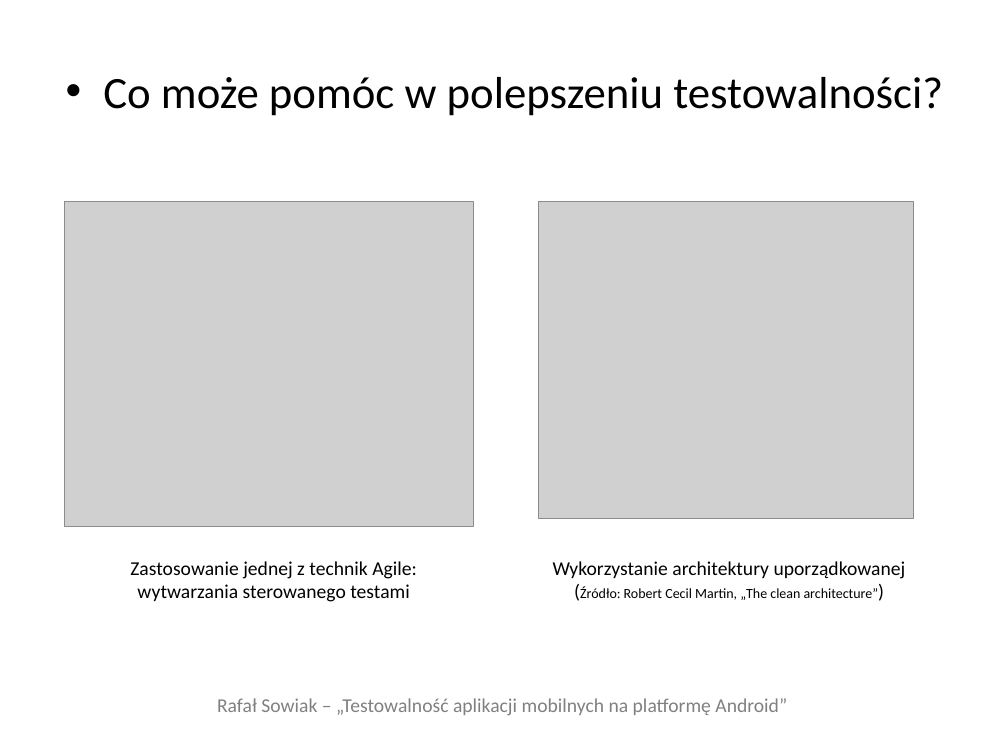
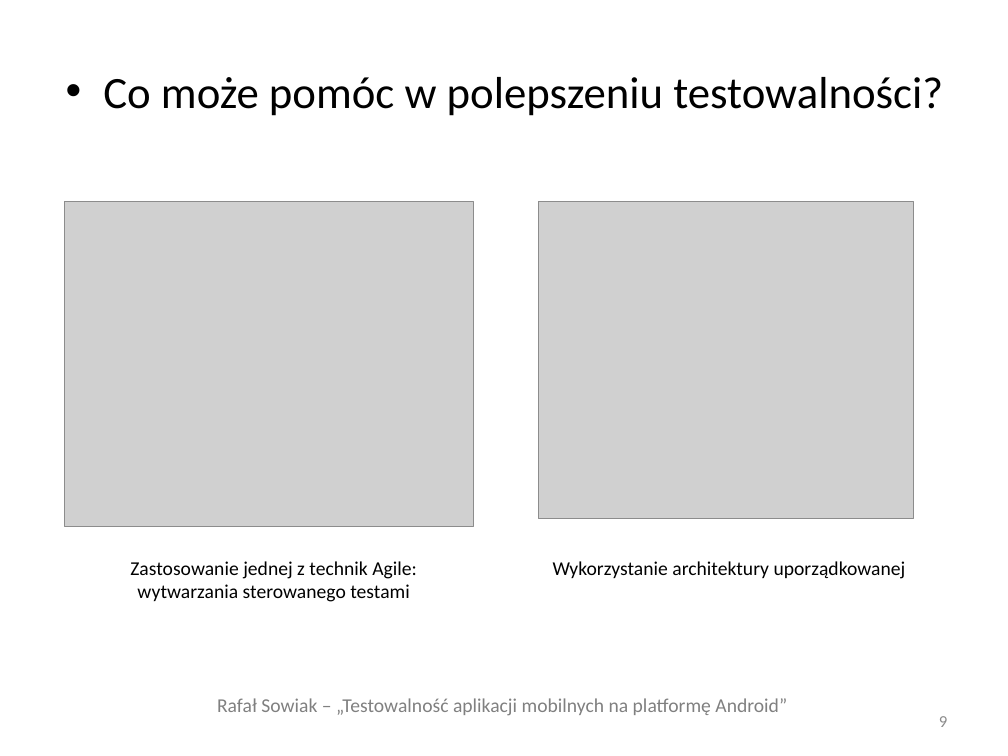
Before and after one commit to adventurewrites/mgr_info, a slide deck: slide 9 of rafal-sowiak-prezentacja-v1.pptx. Drawn at 1008x756 pixels with LibreOffice and Linux fonts; fonts in the diff are those of the drawing; grey boxes stand for pictures. Boxes give left, top, right and bottom in pixels: in the first picture for what was removed or moved away, otherwise in the second. Text is boxed around its words. In the diff, an @@ line names an element or a change of style, - is before the commit and + after.

```diff
--- a/rafal-sowiak-prezentacja-v1.pptx
+++ b/rafal-sowiak-prezentacja-v1.pptx
@@ text at bbox=[553, 561, 906, 579]: text changed; size 10 to 14 pt @@
-Wykorzystanie architektury uporządkowanej
-(Źródło: Robert Cecil Martin, „The clean architecture”)
+Wykorzystanie architektury uporządkowanej
@@ page number added at bbox=[939, 716, 947, 727], 12 pt, text #8C8C8C @@
+9
```
Also in this commit, not shown: 10 other slides changed, 1 slide added, 4 other files.
